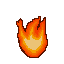
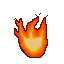
Layers edited between the first and the second (64, 64) image:
painted on "tail" over [14, 13, 48, 58]
